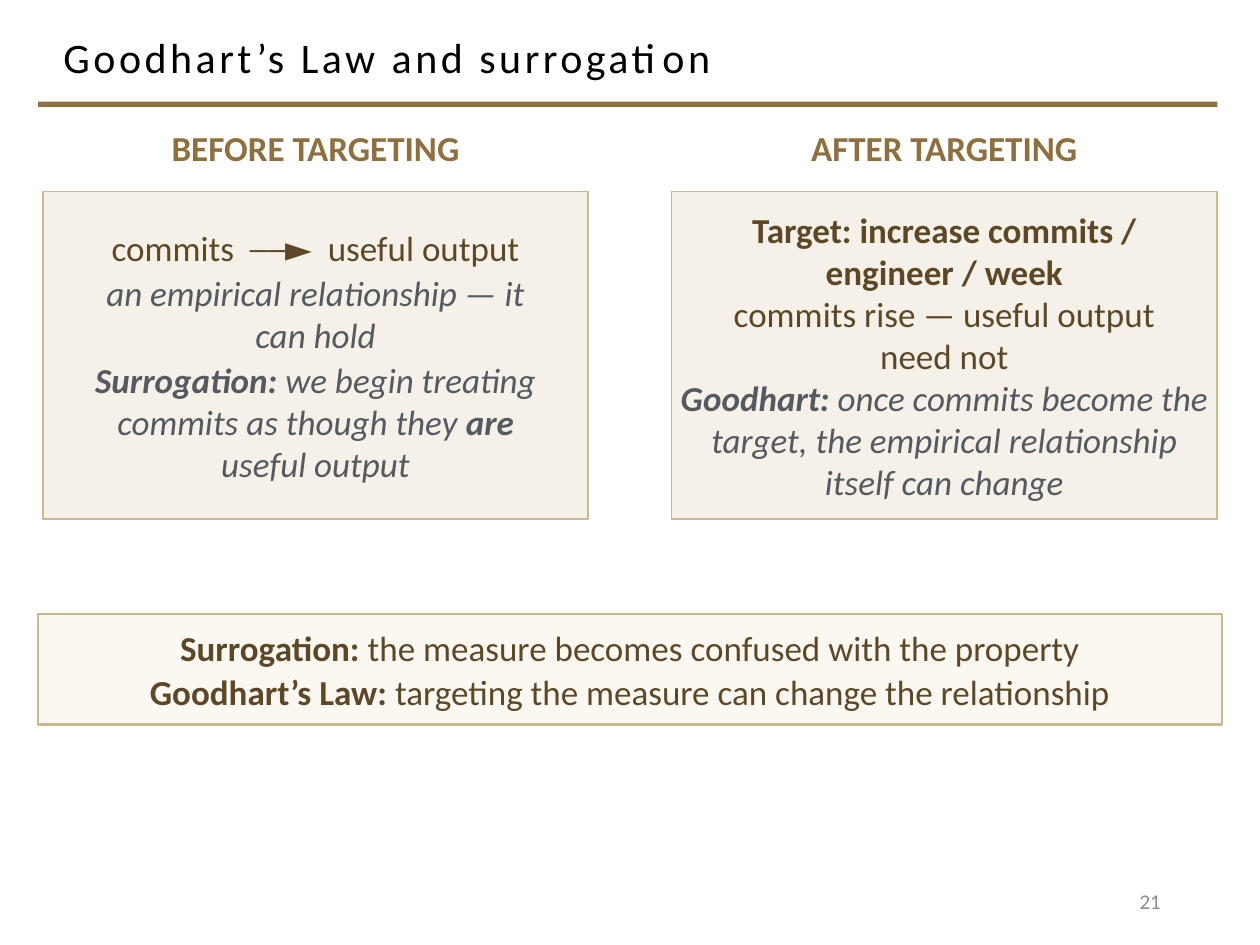
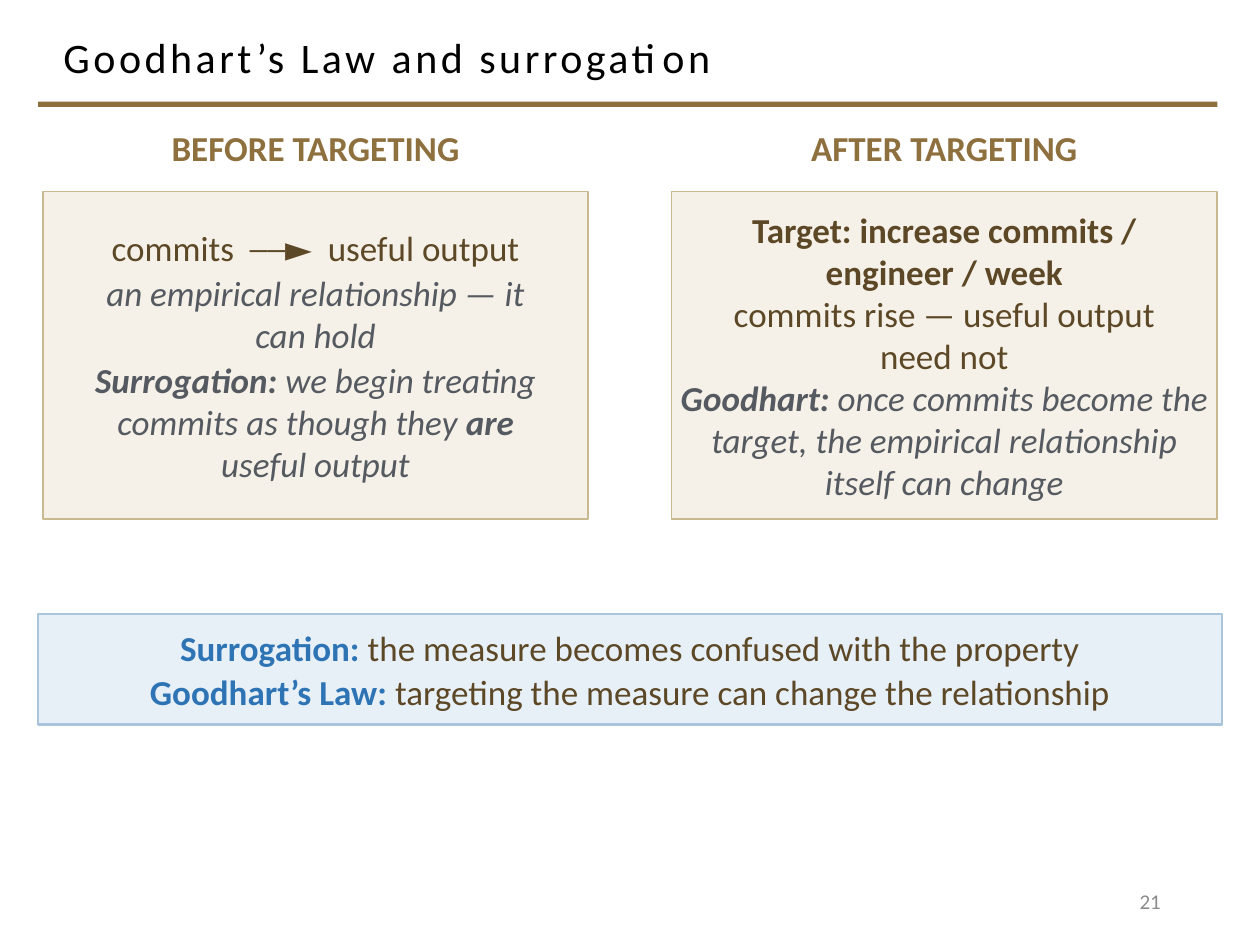
Before and after one commit to davisjam/model-based-agentic-software-engineering, a slide deck: slide 21 of course/lectures/act-1-foundations/09-engineering-decision-making-and-metrics/1-9-Engineering-Decision-Making-and-Metrics.pptx. Drawn at 1260x945 pixels with LibreOffice and Linux fonts; fonts in the diff are those of the drawing; background and template pictures are left out. Boxes give left, top, right and bottom in pixels: in the first picture for what was removed or moved away, otherwise in the second. Text is boxed around its words. In the diff, an @@ line names an element or a change of style, - is before the commit and + after.

```diff
--- a/course/lectures/act-1-foundations/09-engineering-decision-making-and-metrics/1-9-Engineering-Decision-Making-and-Metrics.pptx
+++ b/course/lectures/act-1-foundations/09-engineering-decision-making-and-metrics/1-9-Engineering-Decision-Making-and-Metrics.pptx
@@ rectangle "Surrogation: the measure becomes confused ..." at [38, 615, 1222, 726]: text colour #5C4826 to #2E74B5 in "Surrogation:", "Goodhart’s Law:"; fill #FBF8F2 to #E8F0F7; outline #C9B991 1.25 pt to #A9C4DB 1.25 pt @@
```
Also in this commit, not shown: 11 other slides changed.
